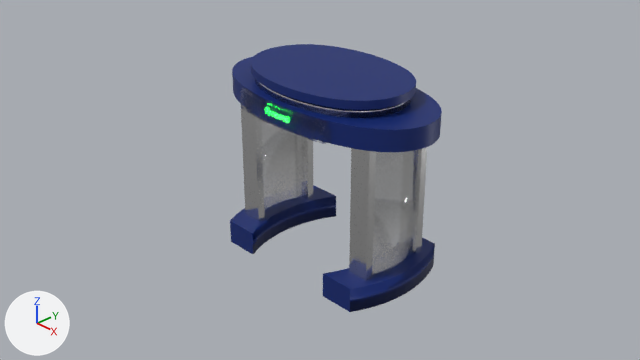
The Blender file GAD181FlyDay24T2/Assets/FlyDay_24T2/GameContent/Visuals/Prefabs/EnvironmentObjects/Decorative/Scanner.blend, before and after one commit.
The view is the same before and after, from the file's camera 'Camera'. Lighting does not change. The marker at lower left points along +X, +Y and +Z.
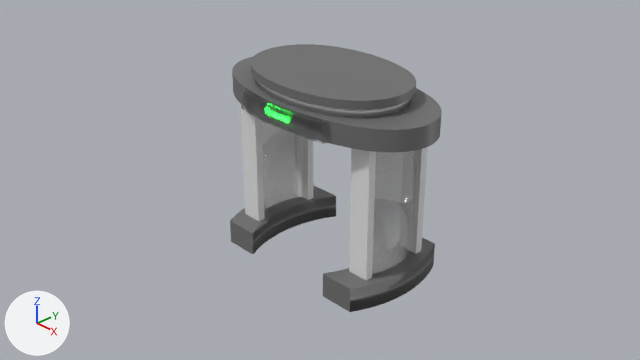
Boxes [x1, y1, x2, y2] around the edits, measured in the pictures (640 x 360 px):
'Cylinder.005', recoloured (blue to grey)
    both: [251, 44, 416, 110]
'Cylinder', recoloured
    both: [262, 121, 418, 275]
'Cylinder.003', recoloured (blue to grey)
    both: [230, 185, 435, 312]
'Cylinder.001', surface changed, recoloured
    both: [241, 106, 427, 281]
'Cylinder.002', recoloured (blue to grey)
    both: [232, 57, 442, 152]
'Cylinder.004', surface changed (blue to grey)
    both: [255, 79, 411, 118]

What the commit changed:
In material 'ShinyStuff' (mat_shinystuff), metallic goes from 1.0 to 0.0.
Material 'BlueShiny' (mat_blueshiny) changes colour from dark blue #002370 to grey #707070; in linear values from (0.0, 0.0168, 0.163) to (0.163, 0.163, 0.163).
